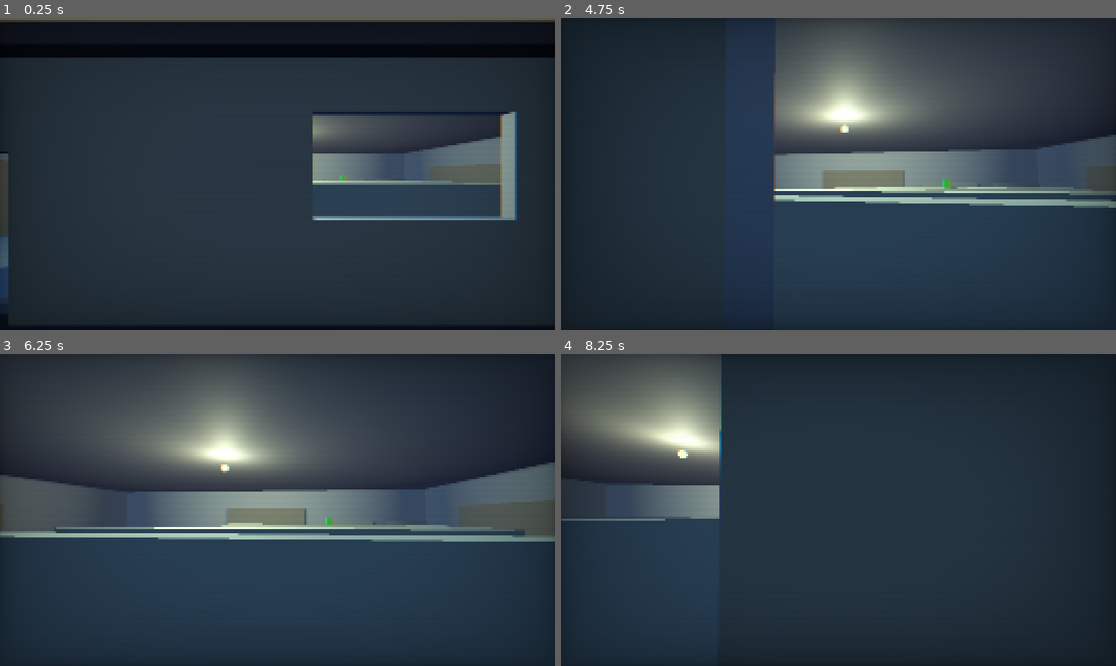
Above: before the commit, frames 1-4 (two rows, left to right).
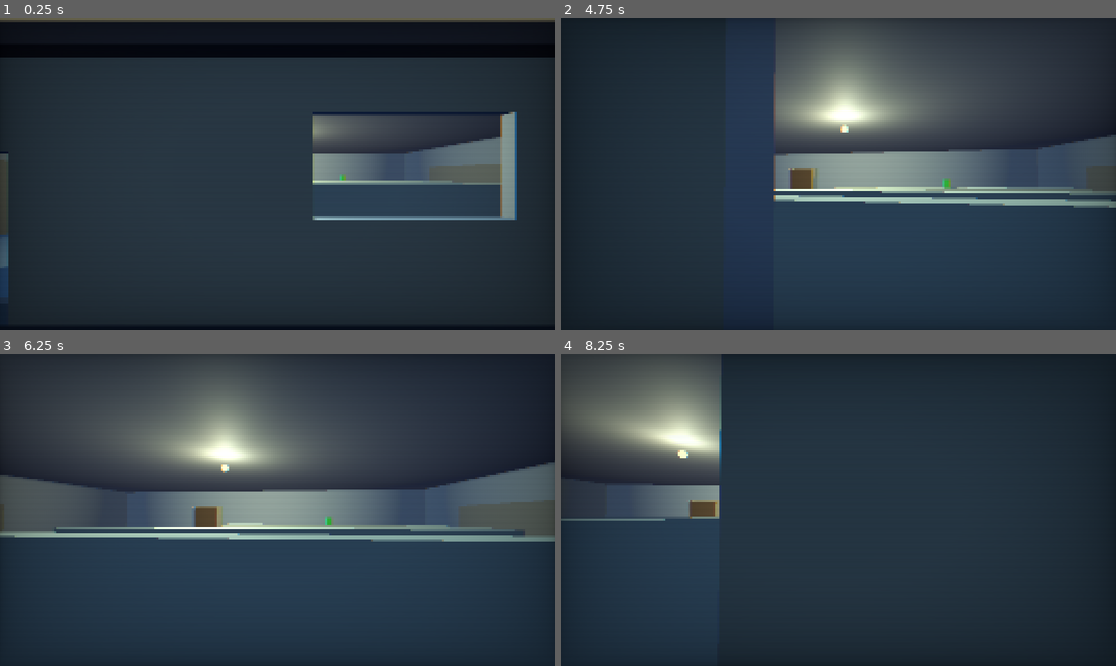
Above: after the commit, the same moments.

Repository: NorthSideXD/Apocalyptic-Inconvenience
Game: Godot game, scene res://scenes/game.tscn
Two runs of this game, one before a commit and one after it. Both use one fixed random seed, a clock stepped at 60 frames per second and the inputs below.
Inputs (mouse positions are in pixels of both pictures, inside the frame that each line leads up to):
- Up to frame 1 (0.25 s): no input
- Up to frame 2 (4.75 s): tap Enter (ui_accept) at 0.5, 0.77, 1.52, 3.02, 3.77, 4.52 s; move the mouse to (866, 174) at 0.52 s; hold W (move_forward) from 0.53 s (still down); tap E (interact) at 0.6, 1.55, 2.3, 2.85, 3.8, 4.35 s; move the mouse to (810, 174) at 1.27 s; tap Ctrl (crouch) at 1.35 s; move the mouse to (849, 167) at 2.02 s; tap Q (drop) at 2.1 s; move the mouse to (832, 180) at 2.77 s; move the mouse to (877, 177) at 3.52 s; hold Shift (sprint) 3.53-4.28 s; move the mouse to (794, 170) at 4.27 s
- Up to frame 3 (6.25 s): move the mouse to (283, 510) at 5.02 s; hold Ctrl (crouch) 5.03-5.78 s; tap E (interact) at 5.3, 6.05 s; tap Enter (ui_accept) at 5.75, 6.02 s; move the mouse to (255, 503) at 5.77 s; release W (move_forward) at 5.78 s; hold D (move_right) from 5.78 s (still down); tap Q (drop) at 5.85 s
- Up to frame 4 (8.25 s): move the mouse to (866, 510) at 6.52 s; release D (move_right) at 6.53 s; hold W (move_forward) from 6.53 s (still down); tap E (interact) at 6.6, 7.55, 8.1 s; tap Enter (ui_accept) at 6.77, 7.52 s; move the mouse to (810, 510) at 7.27 s; tap Shift (sprint) at 7.35 s; move the mouse to (849, 503) at 8.02 s

The runs differ from the first frame. In frame 2, 1.1% of the frame differs, in the area x 40-76%, y 48-55%; in frame 3, 1.1%; in frame 4, 0.3%.

Commit message:
added a door (fuck me i hate this)

Diff:
--- a/apocalyptic-inconvenience/scenes/gas_station.tscn
+++ b/apocalyptic-inconvenience/scenes/gas_station.tscn
@@ -1,8 +1,9 @@
-[gd_scene load_steps=24 format=3]
+[gd_scene load_steps=28 format=3]
 
 [ext_resource type="PackedScene" path="res://assets/gaspump.glb" id="pump_model"]
 [ext_resource type="Script" path="res://scripts/cash_register.gd" id="cash_register_script"]
 [ext_resource type="Script" path="res://scripts/pickup_item.gd" id="pickup_item_script"]
+[ext_resource type="Script" path="res://scripts/door.gd" id="door_script"]
 
 [sub_resource type="StandardMaterial3D" id="mat_walls"]
 albedo_color = Color(0.55, 0.5, 0.42, 1)
@@ -33,6 +34,12 @@
 
 [sub_resource type="StandardMaterial3D" id="mat_backfloor"]
 albedo_color = Color(0.35, 0.33, 0.3, 1)
+
+[sub_resource type="StandardMaterial3D" id="mat_door"]
+albedo_color = Color(0.4, 0.3, 0.2, 1)
+
+[sub_resource type="StandardMaterial3D" id="mat_crate"]
+albedo_color = Color(0.5, 0.38, 0.22, 1)
 
 [sub_resource type="BoxShape3D" id="BoxShape3D_register"]
 size = Vector3(0.6, 0.4, 0.5)
@@ -67,7 +74,15 @@
 height = 0.2
 material = SubResource("mat_bulb")
 
+[sub_resource type="BoxShape3D" id="BoxShape3D_door"]
+size = Vector3(1.5, 2.8, 0.1)
+
+[sub_resource type="BoxMesh" id="BoxMesh_door"]
+size = Vector3(1.5, 2.8, 0.1)
+
 [node name="GasStation" type="Node3D"]
+
+; === BUILDING SHELL ===
 
 [node name="BuildingShell" type="CSGCombiner3D" parent="."]
 use_collision = true
@@ -97,6 +112,12 @@
 operation = 2
 size = Vector3(3.0, 1.6, 1.0)
 
+; Back door opening to warehouse (centered at X=-4, within warehouse X:-5 to 5)
+[node name="BackDoor" type="CSGBox3D" parent="BuildingShell"]
+transform = Transform3D(1, 0, 0, 0, 1, 0, 0, 0, 1, -4, 1.5, -8)
+operation = 2
+size = Vector3(2.0, 3.0, 1.0)
+
 [node name="Roof" type="CSGBox3D" parent="."]
 transform = Transform3D(1, 0, 0, 0, 1, 0, 0, 0, 1, 0, 4.15, -1.5)
 use_collision = true
@@ -105,34 +126,43 @@
 
 [node name="MainFloor" type="CSGBox3D" parent="."]
 transform = Transform3D(1, 0, 0, 0, 1, 0, 0, 0, 1, 0, 0.02, -1.5)
-size = Vector3(19.5, 0.04, 12.5)
+size = Vector3(19.5, 0.04, 13.0)
 material = SubResource("mat_floor")
 
-[node name="BackFloor" type="CSGBox3D" parent="."]
-transform = Transform3D(1, 0, 0, 0, 1, 0, 0, 0, 1, -5, 0.03, -5.5)
-size = Vector3(10, 0.06, 5)
-material = SubResource("mat_backfloor")
-
-[node name="CounterFront" type="CSGBox3D" parent="."]
-transform = Transform3D(1, 0, 0, 0, 1, 0, 0, 0, 1, -5, 0.55, -3.0)
-use_collision = true
-size = Vector3(10.0, 1.1, 0.12)
+; === COUNTER AREA (X: -9.5 to -3, counter front at Z=-2, behind extends to back wall) ===
+
+[node name="CounterFrontLeft" type="CSGBox3D" parent="."]
+transform = Transform3D(1, 0, 0, 0, 1, 0, 0, 0, 1, -7.75, 0.55, -2.0)
+use_collision = true
+size = Vector3(3.5, 1.1, 0.12)
 material = SubResource("mat_counter")
 
+[node name="CounterFrontRight" type="CSGBox3D" parent="."]
+transform = Transform3D(1, 0, 0, 0, 1, 0, 0, 0, 1, -3.5, 0.55, -2.0)
+use_collision = true
+size = Vector3(1.0, 1.1, 0.12)
+material = SubResource("mat_counter")
+
 [node name="CounterSideLeft" type="CSGBox3D" parent="."]
-transform = Transform3D(1, 0, 0, 0, 1, 0, 0, 0, 1, -9.7, 0.55, -4.0)
-use_collision = true
-size = Vector3(0.12, 1.1, 1.9)
+transform = Transform3D(1, 0, 0, 0, 1, 0, 0, 0, 1, -9.5, 0.55, -3.5)
+use_collision = true
+size = Vector3(0.12, 1.1, 3.0)
 material = SubResource("mat_counter")
 
+[node name="CounterSideRight" type="CSGBox3D" parent="."]
+transform = Transform3D(1, 0, 0, 0, 1, 0, 0, 0, 1, -3.0, 0.55, -3.5)
+use_collision = true
+size = Vector3(0.12, 1.1, 3.0)
+material = SubResource("mat_counter")
+
 [node name="CounterTop" type="CSGBox3D" parent="."]
-transform = Transform3D(1, 0, 0, 0, 1, 0, 0, 0, 1, -5, 1.1, -3.5)
-use_collision = true
-size = Vector3(10.0, 0.08, 1.12)
+transform = Transform3D(1, 0, 0, 0, 1, 0, 0, 0, 1, -6.25, 1.1, -2.75)
+use_collision = true
+size = Vector3(6.5, 0.08, 1.5)
 material = SubResource("mat_counter")
 
 [node name="CashRegister" type="StaticBody3D" parent="."]
-transform = Transform3D(1, 0, 0, 0, 1, 0, 0, 0, 1, -5, 1.35, -3.3)
+transform = Transform3D(1, 0, 0, 0, 1, 0, 0, 0, 1, -7, 1.35, -2.75)
 script = ExtResource("cash_register_script")
 
 [node name="CollisionShape3D" type="CollisionShape3D" parent="CashRegister"]
@@ -142,23 +172,108 @@
 mesh = SubResource("BoxMesh_register")
 surface_material_override/0 = SubResource("mat_machine")
 
+; Oven behind counter
 [node name="Oven" type="CSGBox3D" parent="."]
-transform = Transform3D(1, 0, 0, 0, 1, 0, 0, 0, 1, 2, 0.5, -7.2)
+transform = Transform3D(1, 0, 0, 0, 1, 0, 0, 0, 1, -8.5, 0.5, -4.0)
 use_collision = true
 size = Vector3(1.2, 1.0, 0.8)
 material = SubResource("mat_machine")
 
-[node name="BackMachineShelf" type="CSGBox3D" parent="."]
-transform = Transform3D(1, 0, 0, 0, 1, 0, 0, 0, 1, 5, 1.0, -7.5)
-use_collision = true
-size = Vector3(3.0, 2.0, 0.6)
-material = SubResource("mat_shelf")
-
-[node name="BackMachineShelf2" type="CSGBox3D" parent="."]
-transform = Transform3D(1, 0, 0, 0, 1, 0, 0, 0, 1, 8.5, 1.0, -7.5)
-use_collision = true
-size = Vector3(2.0, 2.0, 0.6)
-material = SubResource("mat_shelf")
+; === WAREHOUSE — separate room behind the building ===
+; Building back wall is at Z=-8, warehouse extends from Z=-8 to Z=-14
+
+; Warehouse door — hinge on left at X=-5, swings into warehouse
+[node name="WarehouseDoor" type="StaticBody3D" parent="."]
+transform = Transform3D(1, 0, 0, 0, 1, 0, 0, 0, 1, -4.95, 1.5, -8.0)
+script = ExtResource("door_script")
+interaction_text = "Open"
+open_angle = 90.0
+
+[node name="CollisionShape3D" type="CollisionShape3D" parent="WarehouseDoor"]
+transform = Transform3D(1, 0, 0, 0, 1, 0, 0, 0, 1, 0.75, 0, 0)
+shape = SubResource("BoxShape3D_door")
+
+[node name="Mesh" type="MeshInstance3D" parent="WarehouseDoor"]
+transform = Transform3D(1, 0, 0, 0, 1, 0, 0, 0, 1, 0.75, 0, 0)
+mesh = SubResource("BoxMesh_door")
+surface_material_override/0 = SubResource("mat_door")
+
+; Warehouse walls (left, right, back — front wall is the building's back wall)
+[node name="WarehouseWallLeft" type="CSGBox3D" parent="."]
+transform = Transform3D(1, 0, 0, 0, 1, 0, 0, 0, 1, -5.0, 2, -11)
+use_collision = true
+size = Vector3(0.2, 4, 6)
+material = SubResource("mat_walls")
+
+[node name="WarehouseWallRight" type="CSGBox3D" parent="."]
+transform = Transform3D(1, 0, 0, 0, 1, 0, 0, 0, 1, 5.0, 2, -11)
+use_collision = true
+size = Vector3(0.2, 4, 6)
+material = SubResource("mat_walls")
+
+[node name="WarehouseWallBack" type="CSGBox3D" parent="."]
+transform = Transform3D(1, 0, 0, 0, 1, 0, 0, 0, 1, 0, 2, -14)
+use_collision = true
+size = Vector3(10.2, 4, 0.2)
+material = SubResource("mat_walls")
+
+[node name="WarehouseFloor" type="CSGBox3D" parent="."]
+transform = Transform3D(1, 0, 0, 0, 1, 0, 0, 0, 1, 0, 0.02, -11)
+use_collision = true
+size = Vector3(10, 0.04, 6.4)
+material = SubResource("mat_backfloor")
+
+[node name="WarehouseRoof" type="CSGBox3D" parent="."]
+transform = Transform3D(1, 0, 0, 0, 1, 0, 0, 0, 1, 0, 4.1, -11)
+use_collision = true
+size = Vector3(10.2, 0.2, 6.2)
+material = SubResource("mat_roof")
+
+; Warehouse shelves
+[node name="WarehouseShelfLeft" type="CSGBox3D" parent="."]
+transform = Transform3D(1, 0, 0, 0, 1, 0, 0, 0, 1, -4.5, 1.2, -13.5)
+use_collision = true
+size = Vector3(1.0, 2.4, 0.8)
+material = SubResource("mat_shelf")
+
+[node name="WarehouseShelfRight" type="CSGBox3D" parent="."]
+transform = Transform3D(1, 0, 0, 0, 1, 0, 0, 0, 1, 4.5, 1.2, -13.5)
+use_collision = true
+size = Vector3(1.0, 2.4, 0.8)
+material = SubResource("mat_shelf")
+
+[node name="WarehouseShelfBack" type="CSGBox3D" parent="."]
+transform = Transform3D(1, 0, 0, 0, 1, 0, 0, 0, 1, 0, 1.2, -13.7)
+use_collision = true
+size = Vector3(7.0, 2.4, 0.6)
+material = SubResource("mat_shelf")
+
+; Warehouse crates
+[node name="CrateA" type="CSGBox3D" parent="."]
+transform = Transform3D(1, 0, 0, 0, 1, 0, 0, 0, 1, -3, 0.4, -11)
+use_collision = true
+size = Vector3(1.0, 0.8, 1.0)
+material = SubResource("mat_crate")
+
+[node name="CrateB" type="CSGBox3D" parent="."]
+transform = Transform3D(1, 0, 0, 0, 1, 0, 0, 0, 1, -1, 0.4, -12)
+use_collision = true
+size = Vector3(0.8, 0.8, 0.8)
+material = SubResource("mat_crate")
+
+[node name="CrateC" type="CSGBox3D" parent="."]
+transform = Transform3D(1, 0, 0, 0, 1, 0, 0, 0, 1, 2, 0.4, -10)
+use_collision = true
+size = Vector3(1.2, 0.8, 0.8)
+material = SubResource("mat_crate")
+
+[node name="CrateSmallOnTop" type="CSGBox3D" parent="."]
+transform = Transform3D(1, 0, 0, 0, 1, 0, 0, 0, 1, -3, 1.1, -11)
+use_collision = true
+size = Vector3(0.6, 0.6, 0.6)
+material = SubResource("mat_crate")
+
+; === SHOP FLOOR SHELVES ===
 
 [node name="ShelfRowA" type="CSGBox3D" parent="."]
 transform = Transform3D(1, 0, 0, 0, 1, 0, 0, 0, 1, 3, 1.0, -1.5)
@@ -190,6 +305,8 @@
 size = Vector3(4.0, 2.0, 0.7)
 material = SubResource("mat_shelf")
 
+; === WALL SHELVES ===
+
 [node name="WallShelfRight" type="CSGBox3D" parent="."]
 transform = Transform3D(1, 0, 0, 0, 1, 0, 0, 0, 1, 9.5, 1.5, -1.0)
 use_collision = true
@@ -202,24 +319,22 @@
 size = Vector3(0.5, 2.5, 6.0)
 material = SubResource("mat_wallshelf")
 
-[node name="WallShelfBack" type="CSGBox3D" parent="."]
-transform = Transform3D(1, 0, 0, 0, 1, 0, 0, 0, 1, 0, 1.5, -7.5)
-use_collision = true
-size = Vector3(5.0, 2.5, 0.5)
-material = SubResource("mat_wallshelf")
-
 [node name="WallShelfFrontRight" type="CSGBox3D" parent="."]
 transform = Transform3D(1, 0, 0, 0, 1, 0, 0, 0, 1, 7.5, 1.5, 4.6)
 use_collision = true
 size = Vector3(4.0, 2.5, 0.5)
 material = SubResource("mat_wallshelf")
 
+; === APPLIANCES ===
+
 [node name="DrinksFridge" type="CSGBox3D" parent="."]
 transform = Transform3D(1, 0, 0, 0, 1, 0, 0, 0, 1, 9.5, 1.0, 3.5)
 use_collision = true
 size = Vector3(0.7, 2.0, 2.5)
 material = SubResource("mat_machine")
 
+; === CANOPY & GAS PUMPS ===
+
 [node name="Canopy" type="Node3D" parent="."]
 transform = Transform3D(1, 0, 0, 0, 1, 0, 0, 0, 1, 0, 0, 12)
 
@@ -258,6 +373,8 @@
 
 [node name="GasPump2" parent="Canopy" instance=ExtResource("pump_model")]
 transform = Transform3D(1, 0, 0, 0, 1, 0, 0, 0, 1, 2, 0, 0)
+
+; === LIGHTING ===
 
 [node name="CeilingLight" type="OmniLight3D" parent="."]
 transform = Transform3D(1, 0, 0, 0, 1, 0, 0, 0, 1, 0, 3.6, 0)
@@ -271,8 +388,22 @@
 mesh = SubResource("SphereMesh_bulb")
 cast_shadow = 0
 
+[node name="WarehouseLight" type="OmniLight3D" parent="."]
+transform = Transform3D(1, 0, 0, 0, 1, 0, 0, 0, 1, 0, 3.5, -11)
+light_color = Color(0.9, 0.85, 0.7, 1)
+light_energy = 1.2
+omni_range = 10.0
+omni_attenuation = 0.8
+shadow_enabled = true
+
+[node name="WarehouseBulb" type="MeshInstance3D" parent="WarehouseLight"]
+mesh = SubResource("SphereMesh_bulb")
+cast_shadow = 0
+
+; === PICKUP ITEMS ===
+
 [node name="CanRed" type="RigidBody3D" parent="."]
-transform = Transform3D(1, 0, 0, 0, 1, 0, 0, 0, 1, -3, 1.27, -3.5)
+transform = Transform3D(1, 0, 0, 0, 1, 0, 0, 0, 1, -7, 1.27, -2.75)
 script = ExtResource("pickup_item_script")
 item_name = "Soda Can"
 
@@ -284,7 +415,7 @@
 surface_material_override/0 = SubResource("mat_can_red")
 
 [node name="CanBlue" type="RigidBody3D" parent="."]
-transform = Transform3D(1, 0, 0, 0, 1, 0, 0, 0, 1, -2.5, 1.27, -3.5)
+transform = Transform3D(1, 0, 0, 0, 1, 0, 0, 0, 1, -7.5, 1.27, -2.75)
 script = ExtResource("pickup_item_script")
 item_name = "Water Bottle"
 
--- /dev/null
+++ b/apocalyptic-inconvenience/scripts/door.gd
@@ -0,0 +1,18 @@
+extends Interactable
+
+@export var open_angle := -90.0
+@export var open_speed := 5.0
+
+var is_open := false
+var target_angle := 0.0
+
+func _ready() -> void:
+	interaction_text = "Open"
+
+func _process(delta: float) -> void:
+	rotation_degrees.y = lerpf(rotation_degrees.y, target_angle, open_speed * delta)
+
+func interact(_player: CharacterBody3D) -> void:
+	is_open = !is_open
+	target_angle = open_angle if is_open else 0.0
+	interaction_text = "Close" if is_open else "Open"
--- a/apocalyptic-inconvenience/scripts/player.gd
+++ b/apocalyptic-inconvenience/scripts/player.gd
@@ -12,7 +12,7 @@
 @export var crouch_height := 1.0
 @export var crouch_transition_speed := 8.0
 
-@export var step_height := 0.4
+@export var step_height := 0.25
 @export var drop_force := 3.0
 
 var gravity: float = ProjectSettings.get_setting("physics/3d/default_gravity")
@@ -217,7 +217,7 @@
 		# Found ground - move player to the step surface
 		var step_up_pos := raised_forward_transform.origin + down_motion.normalized() * down_test.get_travel().length()
 		# Only step up, never step down with this system
-		if step_up_pos.y > global_position.y + 0.01:
+		if step_up_pos.y > global_position.y + 0.05:
 			global_position = step_up_pos
 			velocity.y = 0.0
 	else:
Not shown, added: apocalyptic-inconvenience/scripts/door.gd.uid
Not shown, changed: .DS_Store
Not shown, changed: apocalyptic-inconvenience/.DS_Store
